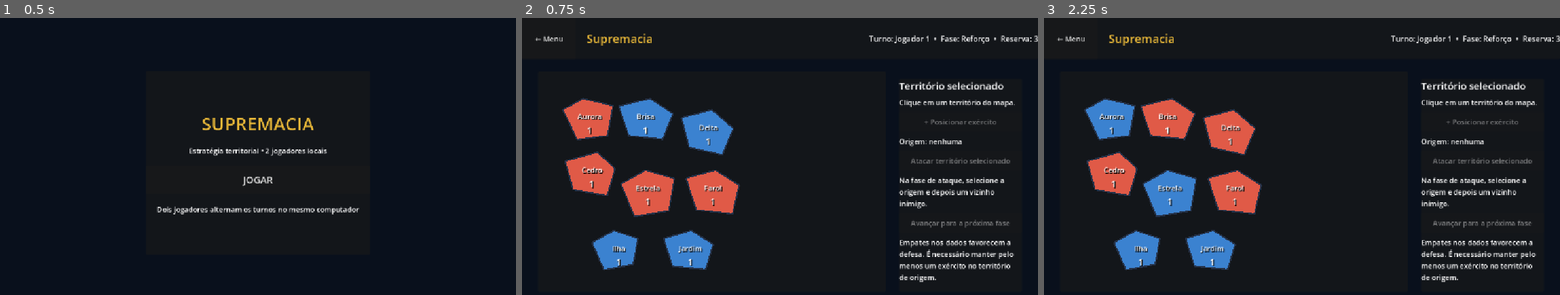
Above: before the commit, frames 1-3 (left to right).
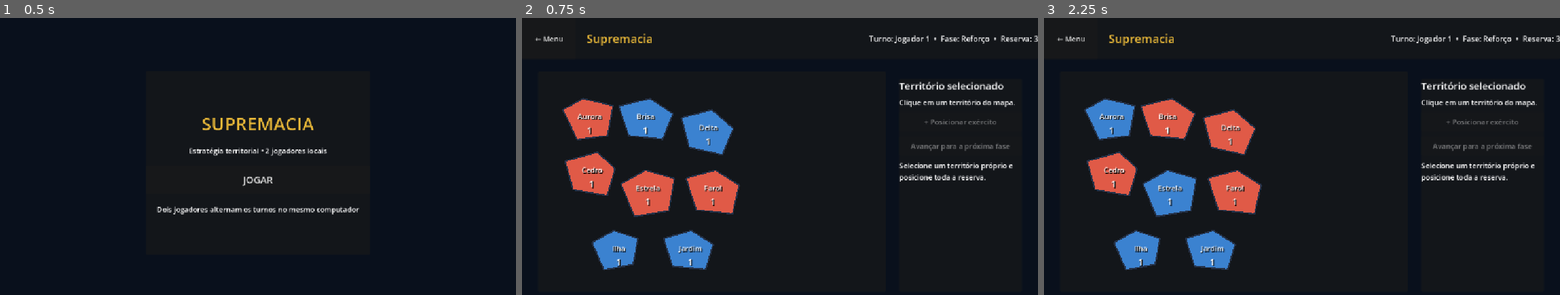
Above: after the commit, the same moments.

Repository: Luandev0208/supremacia
Game: Godot game, scene res://scenes/main_menu.tscn
The game is run twice, just before and just after one commit, with the same random seed, the same clock (stepped at 60 frames per second) and the same inputs.
Inputs:
- Up to frame 1 (0.5 s): no input
- Up to frame 2 (0.75 s): click "JOGAR" at 0.5 s
- Up to frame 3 (2.25 s): click "← Menu" at 1.25 s; click "JOGAR" at 2 s

Frame 1 is identical in both runs. In frame 2, 2.7% of the frame differs, in the area x 73-96%, y 43-96%; in frame 3, 2.7%.

Commit message:
Sistema de remanejamento

Diff:
--- a/scenes/game.tscn
+++ b/scenes/game.tscn
@@ -127,19 +127,51 @@
 text = "Na fase de ataque, selecione a origem e depois um vizinho inimigo."
 autowrap_mode = 2
 
+[node name="MovementSourceLabel" type="Label" parent="Sidebar/Content"]
+unique_name_in_owner = true
+layout_mode = 2
+text = "Origem: nenhuma"
+autowrap_mode = 2
+
+[node name="MovementAmount" type="SpinBox" parent="Sidebar/Content"]
+unique_name_in_owner = true
+custom_minimum_size = Vector2(0, 40)
+layout_mode = 2
+min_value = 1.0
+max_value = 1.0
+value = 1.0
+allow_greater = false
+allow_lesser = false
+
+[node name="MoveArmiesButton" type="Button" parent="Sidebar/Content"]
+unique_name_in_owner = true
+custom_minimum_size = Vector2(0, 44)
+layout_mode = 2
+text = "Remanejar exércitos"
+disabled = true
+
+[node name="MovementStatusLabel" type="Label" parent="Sidebar/Content"]
+unique_name_in_owner = true
+layout_mode = 2
+text = "Um remanejamento é permitido por turno."
+autowrap_mode = 2
+
 [node name="AdvancePhaseButton" type="Button" parent="Sidebar/Content"]
 unique_name_in_owner = true
 custom_minimum_size = Vector2(0, 44)
 layout_mode = 2
 text = "Avançar para a próxima fase"
 
-[node name="Hint" type="Label" parent="Sidebar/Content"]
+[node name="PhaseHintLabel" type="Label" parent="Sidebar/Content"]
+unique_name_in_owner = true
 layout_mode = 2
 size_flags_vertical = 3
-text = "Empates nos dados favorecem a defesa. É necessário manter pelo menos um exército no território de origem."
+text = "Selecione um território para começar."
 autowrap_mode = 2
 
 [connection signal="pressed" from="Header/Content/Back" to="." method="_on_back_pressed"]
 [connection signal="pressed" from="Sidebar/Content/PlaceArmyButton" to="." method="_on_place_army_pressed"]
 [connection signal="pressed" from="Sidebar/Content/AttackButton" to="." method="_on_attack_pressed"]
+[connection signal="value_changed" from="Sidebar/Content/MovementAmount" to="." method="_on_movement_amount_value_changed"]
+[connection signal="pressed" from="Sidebar/Content/MoveArmiesButton" to="." method="_on_move_armies_pressed"]
 [connection signal="pressed" from="Sidebar/Content/AdvancePhaseButton" to="." method="_on_advance_phase_pressed"]
--- a/scripts/core/game_state.gd
+++ b/scripts/core/game_state.gd
@@ -11,6 +11,8 @@
 var turn := TurnManager.new()
 var selected_territory_id := ""
 var attack_source_id := ""
+var movement_source_id := ""
+var movement_used := false
 var winner_id := -1
 var rng := RandomNumberGenerator.new()
 
@@ -19,6 +21,8 @@
 	territories.clear()
 	selected_territory_id = ""
 	attack_source_id = ""
+	movement_source_id = ""
+	movement_used = false
 	winner_id = -1
 	turn = TurnManager.new()
 	rng.randomize()
@@ -112,6 +116,64 @@
 		"moved_armies": moved_armies
 	}
 
+func choose_movement_source(territory_id: String) -> bool:
+	if turn.current_phase != TurnManager.Phase.MOVEMENT or movement_used or not territories.has(territory_id):
+		return false
+	var territory: TerritoryData = territories[territory_id]
+	var player := players[turn.current_player_index]
+	if territory.owner_id != player.id or territory.armies < 2:
+		return false
+	movement_source_id = territory_id
+	turn_updated.emit()
+	return true
+
+func can_move_armies(source_id: String, target_id: String, amount: int) -> bool:
+	if winner_id >= 0 or movement_used or turn.current_phase != TurnManager.Phase.MOVEMENT:
+		return false
+	if not territories.has(source_id) or not territories.has(target_id) or source_id == target_id:
+		return false
+	var source: TerritoryData = territories[source_id]
+	var target: TerritoryData = territories[target_id]
+	var player := players[turn.current_player_index]
+	if source.owner_id != player.id or target.owner_id != player.id:
+		return false
+	if amount < 1 or amount >= source.armies:
+		return false
+	return _has_owned_path(source_id, target_id, player.id)
+
+func move_armies(source_id: String, target_id: String, amount: int) -> bool:
+	if not can_move_armies(source_id, target_id, amount):
+		return false
+	var source: TerritoryData = territories[source_id]
+	var target: TerritoryData = territories[target_id]
+	source.armies -= amount
+	target.armies += amount
+	movement_used = true
+	movement_source_id = ""
+	territory_updated.emit(source)
+	territory_updated.emit(target)
+	turn_updated.emit()
+	return true
+
+func _has_owned_path(source_id: String, target_id: String, player_id: int) -> bool:
+	var pending: Array[String] = [source_id]
+	var visited: Dictionary = {}
+	visited[source_id] = true
+	while not pending.is_empty():
+		var current_id: String = pending.pop_front()
+		var current: TerritoryData = territories[current_id]
+		for neighbor_id: String in current.neighbor_ids:
+			if visited.has(neighbor_id):
+				continue
+			var neighbor: TerritoryData = territories[neighbor_id]
+			if neighbor.owner_id != player_id:
+				continue
+			if neighbor_id == target_id:
+				return true
+			visited[neighbor_id] = true
+			pending.append(neighbor_id)
+	return false
+
 func can_advance_phase() -> bool:
 	if winner_id >= 0:
 		return false
@@ -123,7 +185,11 @@
 		return false
 	turn.advance_phase(players.size())
 	attack_source_id = ""
+	movement_source_id = ""
+	if turn.current_phase == TurnManager.Phase.MOVEMENT:
+		movement_used = false
 	if turn.current_phase == TurnManager.Phase.REINFORCEMENT:
+		movement_used = false
 		_grant_reinforcements_to_current_player()
 	turn_updated.emit()
 	return true
--- a/scripts/ui/game.gd
+++ b/scripts/ui/game.gd
@@ -8,6 +8,11 @@
 @onready var advance_phase_button: Button = %AdvancePhaseButton
 @onready var attack_origin_label: Label = %AttackOriginLabel
 @onready var combat_result_label: Label = %CombatResultLabel
+@onready var movement_source_label: Label = %MovementSourceLabel
+@onready var movement_amount: SpinBox = %MovementAmount
+@onready var move_armies_button: Button = %MoveArmiesButton
+@onready var movement_status_label: Label = %MovementStatusLabel
+@onready var phase_hint_label: Label = %PhaseHintLabel
 var game_state := GameState.new()
 
 func _ready() -> void:
@@ -25,13 +30,43 @@
 	advance_phase_button.text = "Avançar para a próxima fase"
 	advance_phase_button.disabled = not game_state.can_advance_phase()
 	attack_origin_label.text = "Origem: nenhuma" if game_state.attack_source_id.is_empty() else "Origem: %s" % game_state.territories[game_state.attack_source_id].display_name
+	movement_source_label.text = "Origem: nenhuma" if game_state.movement_source_id.is_empty() else "Origem: %s" % game_state.territories[game_state.movement_source_id].display_name
 	map_controller.show_attack_source(game_state.attack_source_id)
+	map_controller.show_movement_source(game_state.movement_source_id)
+	_update_phase_controls()
 	_refresh_actions()
+
+func _update_phase_controls() -> void:
+	var phase := game_state.turn.current_phase
+	var reinforcement_phase := phase == TurnManager.Phase.REINFORCEMENT
+	var attack_phase := phase == TurnManager.Phase.ATTACK
+	var movement_phase := phase == TurnManager.Phase.MOVEMENT
+	place_army_button.visible = reinforcement_phase
+	attack_origin_label.visible = attack_phase
+	attack_button.visible = attack_phase
+	combat_result_label.visible = attack_phase or game_state.winner_id >= 0
+	movement_source_label.visible = movement_phase
+	movement_amount.visible = movement_phase
+	move_armies_button.visible = movement_phase
+	movement_status_label.visible = movement_phase
+	if movement_phase:
+		movement_status_label.text = "Remanejamento realizado neste turno." if game_state.movement_used else "Um remanejamento é permitido por turno."
+	if reinforcement_phase:
+		phase_hint_label.text = "Selecione um território próprio e posicione toda a reserva."
+	elif attack_phase:
+		phase_hint_label.text = "Selecione uma origem com dois ou mais exércitos e depois um vizinho inimigo."
+	else:
+		phase_hint_label.text = "Escolha a origem, o destino próprio conectado e a quantidade a mover."
 
 func _on_territory_selected(territory: TerritoryData) -> void:
 	var player := game_state.players[game_state.turn.current_player_index]
 	if game_state.turn.current_phase == TurnManager.Phase.ATTACK and territory.owner_id == player.id and territory.armies >= 2:
 		game_state.choose_attack_source(territory.id)
+	elif game_state.turn.current_phase == TurnManager.Phase.MOVEMENT and territory.owner_id == player.id and territory.armies >= 2:
+		var current_source := game_state.movement_source_id
+		var is_valid_target := not current_source.is_empty() and game_state.can_move_armies(current_source, territory.id, 1)
+		if not is_valid_target:
+			game_state.choose_movement_source(territory.id)
 	_show_territory_details(territory)
 	_refresh_actions()
 
@@ -47,13 +82,20 @@
 func _refresh_actions() -> void:
 	var can_place := false
 	var can_attack := false
+	var can_move := false
 	if not game_state.selected_territory_id.is_empty():
 		var selected: TerritoryData = game_state.territories[game_state.selected_territory_id]
 		var player := game_state.players[game_state.turn.current_player_index]
 		can_place = game_state.turn.current_phase == TurnManager.Phase.REINFORCEMENT and selected.owner_id == player.id and player.reserve_armies > 0
 		can_attack = game_state.can_attack(game_state.attack_source_id, selected.id)
+		if not game_state.movement_source_id.is_empty():
+			var source: TerritoryData = game_state.territories[game_state.movement_source_id]
+			movement_amount.max_value = source.armies - 1
+			movement_amount.value = mini(int(movement_amount.value), source.armies - 1)
+			can_move = game_state.can_move_armies(game_state.movement_source_id, selected.id, int(movement_amount.value))
 	place_army_button.disabled = not can_place
 	attack_button.disabled = not can_attack
+	move_armies_button.disabled = not can_move
 
 func _on_place_army_pressed() -> void:
 	game_state.place_army(game_state.selected_territory_id)
@@ -84,6 +126,15 @@
 	combat_result_label.text = "VITÓRIA DE %s!" % winner.display_name.to_upper()
 	attack_button.disabled = true
 	place_army_button.disabled = true
+	move_armies_button.disabled = true
+
+func _on_movement_amount_value_changed(_value: float) -> void:
+	_refresh_actions()
+
+func _on_move_armies_pressed() -> void:
+	if game_state.move_armies(game_state.movement_source_id, game_state.selected_territory_id, int(movement_amount.value)):
+		movement_status_label.text = "Remanejamento realizado neste turno."
+		_refresh_interface()
 
 func _on_advance_phase_pressed() -> void:
 	game_state.advance_phase()
--- a/scripts/ui/map_controller.gd
+++ b/scripts/ui/map_controller.gd
@@ -40,3 +40,7 @@
 func show_attack_source(territory_id: String) -> void:
 	for id: String in views:
 		views[id].set_attack_source(id == territory_id)
+
+func show_movement_source(territory_id: String) -> void:
+	for id: String in views:
+		views[id].set_movement_source(id == territory_id)
--- a/scripts/ui/territory_view.gd
+++ b/scripts/ui/territory_view.gd
@@ -6,6 +6,7 @@
 var owner_color: Color
 var selected := false
 var attack_source := false
+var movement_source := false
 @onready var shape: Polygon2D = $Shape
 @onready var border: Line2D = $Border
 @onready var collision: CollisionPolygon2D = $Collision
@@ -34,17 +35,23 @@
 	attack_source = value
 	_refresh_color()
 
+func set_movement_source(value: bool) -> void:
+	movement_source = value
+	_refresh_color()
+
 func set_owner_color(color: Color) -> void:
 	owner_color = color
 	_refresh_color()
 
 func _refresh_color() -> void:
 	shape.color = owner_color.lightened(0.18) if selected else owner_color
-	border.width = 5.0 if selected or attack_source else 3.0
+	border.width = 5.0 if selected or attack_source or movement_source else 3.0
 	if selected:
 		border.default_color = Color.WHITE
 	elif attack_source:
 		border.default_color = Color("#f5c451")
+	elif movement_source:
+		border.default_color = Color("#5bd6a2")
 	else:
 		border.default_color = Color("#253249")
 
